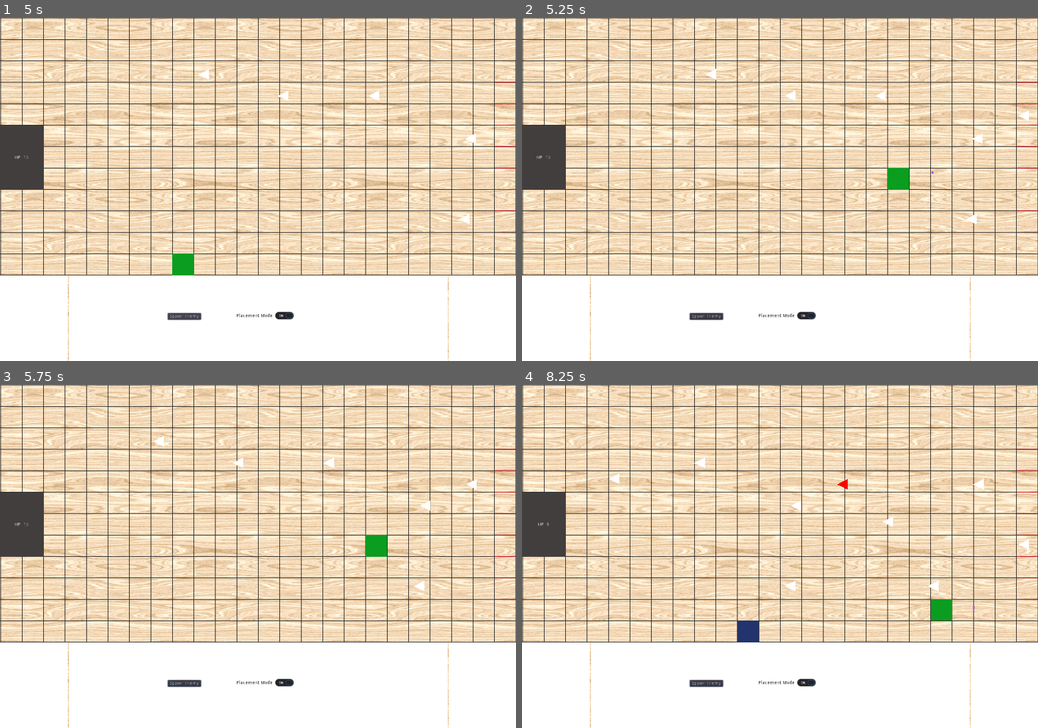
Above: before the commit, frames 1-4 (two rows, left to right).
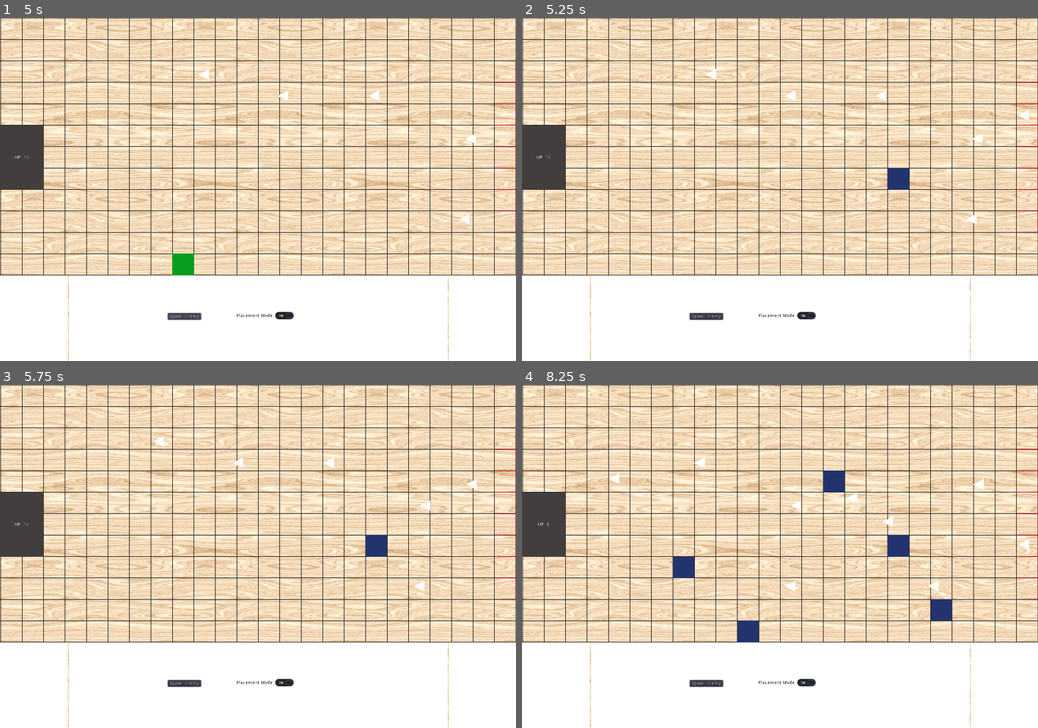
Above: after the commit, the same moments.

Repository: CSMA-Technology/chelydra
Game: Godot game, scene res://Scenes/Levels/TemplateLevel/TemplateLevel.tscn
The game is run twice, just before and just after one commit, with the same random seed, the same clock (stepped at 60 frames per second) and the same inputs.
Inputs (mouse positions are in pixels of both pictures, inside the frame that each line leads up to):
- Up to frame 1 (5 s): click "Placement Mode" at 0.5 s; click "Spawn Enemy" at 1.25 s; click "Placement Mode" at 2 s; click "Spawn Enemy" at 2.75 s; click "Placement Mode" at 3.5 s; click "Spawn Enemy" at 4.25 s
- Up to frame 2 (5.25 s): move the mouse to (893, 172) at 5.02 s; tap Space (shoot) at 5.1 s; click (893, 172) at 5.17 s
- Up to frame 3 (5.75 s): no input
- Up to frame 4 (8.25 s): move the mouse to (676, 573) at 5.77 s; tap Space (shoot) every 0.75 s from 5.85 to 8.1 s; click (676, 573) at 5.92 s; move the mouse to (831, 481) at 6.52 s; click (831, 481) at 6.67 s; move the mouse to (754, 625) at 7.27 s; click (754, 625) at 7.42 s; move the mouse to (934, 607) at 8.02 s; click (934, 607) at 8.17 s

Frame 1 is identical in both runs. In frame 2, 0.3% of the frame differs, in the area x 70-99%, y 26-51%; in frame 3, 0.3%; in frame 4, 1.1%, in the area x 29-88%, y 24-69%.

Commit message:
rudimentary damage animation

Diff:
--- a/Scenes/Enemies/TemplateEnemy/TemplateEnemy.gd
+++ b/Scenes/Enemies/TemplateEnemy/TemplateEnemy.gd
@@ -49,7 +49,12 @@
 	queue_free()
 
 func take_damage(damage):
-	self.set_modulate(Color(255, 0, 0, 1)) # should flicker the color
+	flash_red()
 	health -= damage
 	if (health <= 0):
 		queue_free()
+
+func flash_red():
+	$Polygon2D.material.set_shader_param("turn_red", true)
+	yield(get_tree().create_timer(0.05), "timeout")
+	$Polygon2D.material.set_shader_param("turn_red", false)
--- a/Scenes/Enemies/TemplateEnemy/TemplateEnemy.tscn
+++ b/Scenes/Enemies/TemplateEnemy/TemplateEnemy.tscn
@@ -1,6 +1,24 @@
-[gd_scene load_steps=2 format=2]
+[gd_scene load_steps=4 format=2]
 
 [ext_resource path="res://Scenes/Enemies/TemplateEnemy/TemplateEnemy.gd" type="Script" id=1]
+
+[sub_resource type="Shader" id=1]
+code = "shader_type canvas_item;
+uniform bool turn_red;
+
+void fragment() {
+	vec4 color = texture(TEXTURE, UV);
+	if (turn_red) {
+		COLOR = vec4(1, 0, 0, 1);
+	} else {
+		COLOR = color;
+	}
+}"
+
+[sub_resource type="ShaderMaterial" id=2]
+resource_local_to_scene = true
+shader = SubResource( 1 )
+shader_param/turn_red = null
 
 [node name="TemplateEnemy" type="KinematicBody2D" groups=["Navigators"]]
 collision_layer = 2
@@ -13,6 +31,7 @@
 polygon = PoolVector2Array( 64, 0, 64, 64, 0, 34 )
 
 [node name="Polygon2D" type="Polygon2D" parent="."]
+material = SubResource( 2 )
 position = Vector2( -16, -16 )
 scale = Vector2( 0.5, 0.5 )
 polygon = PoolVector2Array( 0, 34, 64, 64, 64, 0 )
--- a/Scenes/Levels/TemplateLevel/TemplateLevel.gd
+++ b/Scenes/Levels/TemplateLevel/TemplateLevel.gd
@@ -3,11 +3,9 @@
 onready var score_label = $ScoreLabel
 var TowerPlacement = preload("res://Scenes/Utils/TowerPlacement/TowerPlacement.tscn")
 var enemy = preload("res://Scenes/Enemies/TemplateEnemy/TemplateEnemy.tscn")
-var TempProjectile = preload("res://Temporary/TemporaryProjectile.tscn")
 var is_grid_on = false
 export var placement_mode = false
 export var health = 3
-export var debug_mode = false
 
 func _ready():
 	randomize()
@@ -18,10 +16,6 @@
 		$TowerPlacement.show()
 	else:
 		$TowerPlacement.hide()
-	if (debug_mode):
-		# Manual shoot to damage enemies
-		if Input.is_action_just_pressed("shoot"):
-			manual_shoot()
 
 # debug / dev function
 func _on_PlacementModeButton_toggled(placement_mode_toggle):
@@ -53,9 +47,3 @@
 # debug / dev function
 func _on_SpawnEnemyButton_pressed():
 	$EnemySpawns.spawn()
-
-# debug / dev function
-func manual_shoot():
-	var new_projectile = TempProjectile.instance()
-	new_projectile.position = get_viewport().get_mouse_position()
-	add_child(new_projectile)
--- a/Scenes/Levels/TemplateLevel/TemplateLevel.tscn
+++ b/Scenes/Levels/TemplateLevel/TemplateLevel.tscn
@@ -78,7 +78,6 @@
 [node name="TemplateLevel" type="Node2D"]
 script = ExtResource( 4 )
 health = 10
-debug_mode = true
 
 [node name="BackgroundTileMap" type="TileMap" parent="."]
 tile_set = SubResource( 1 )
--- a/Scenes/Temporary/TestProjectiles.tscn
+++ b/Scenes/Temporary/TestProjectiles.tscn
@@ -7,3 +7,6 @@
 
 [node name="TemplateProjectileTower" parent="Towers" index="0" instance=ExtResource( 2 )]
 position = Vector2( 640, 320 )
+
+[connection signal="spawn_enemy" from="EnemySpawns" to="." method="spawn_enemy"]
+[connection signal="place_tower" from="TowerPlacement" to="." method="place_tower"]
--- a/Scenes/Towers/Projectiles/TemplateProjectile/TemplateProjectile.gd
+++ b/Scenes/Towers/Projectiles/TemplateProjectile/TemplateProjectile.gd
@@ -2,6 +2,7 @@
 
 var target
 export var speed = 10
+export var damage = 50
 
 func _ready():
 	hide()
@@ -19,4 +20,6 @@
 	look_at(target.global_position)
 	var collision = move_and_collide(movement)
 	if collision:
+		if collision.collider is TemplateEnemy:
+			collision.collider.take_damage(damage)
 		queue_free()
--- a/Temporary/TempEnemyDamageTesting.tscn
+++ /dev/null
@@ -1,7 +0,0 @@
-[gd_scene load_steps=2 format=2]
-
-[ext_resource path="res://Scenes/Levels/TemplateLevel/TemplateLevel.tscn" type="PackedScene" id=1]
-
-[node name="TempEnemyDamageTesting" type="Node2D"]
-
-[node name="TemplateLevel" parent="." instance=ExtResource( 1 )]
--- a/Temporary/TemporaryProjectile.gd
+++ /dev/null
@@ -1,13 +0,0 @@
-extends Area2D
-
-export (int) var speed = 1000
-export (int, -1, 1) var vertical_direction = 1
-export (int) var damage = 25
-
-func _physics_process(delta):
-	global_position.x += speed * vertical_direction * delta
-
-func _on_TemporaryProjectile_body_entered(body):
-	if body is TemplateEnemy:
-		body.take_damage(damage)
-		queue_free()
--- a/Temporary/TemporaryProjectile.tscn
+++ /dev/null
@@ -1,17 +0,0 @@
-[gd_scene load_steps=2 format=2]
-
-[ext_resource path="res://Temporary/TemporaryProjectile.gd" type="Script" id=1]
-
-[node name="TemporaryProjectile" type="Area2D"]
-collision_layer = 4
-collision_mask = 2
-script = ExtResource( 1 )
-
-[node name="CollisionPolygon2D" type="CollisionPolygon2D" parent="."]
-polygon = PoolVector2Array( -3, -3, -3, 3, 3, 3, 3, -3 )
-
-[node name="Polygon2D" type="Polygon2D" parent="."]
-color = Color( 0.772549, 0.341176, 0.945098, 1 )
-polygon = PoolVector2Array( -3, -3, -3, 3, 3, 3, 3, -3 )
-
-[connection signal="body_entered" from="." to="." method="_on_TemporaryProjectile_body_entered"]
